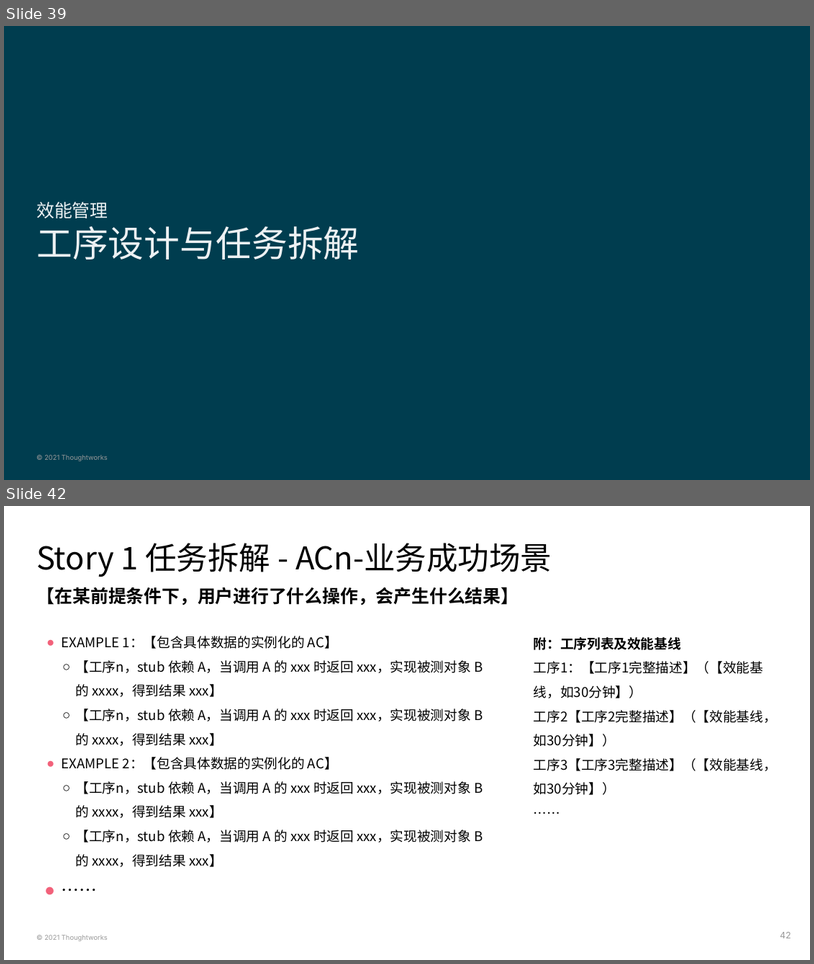
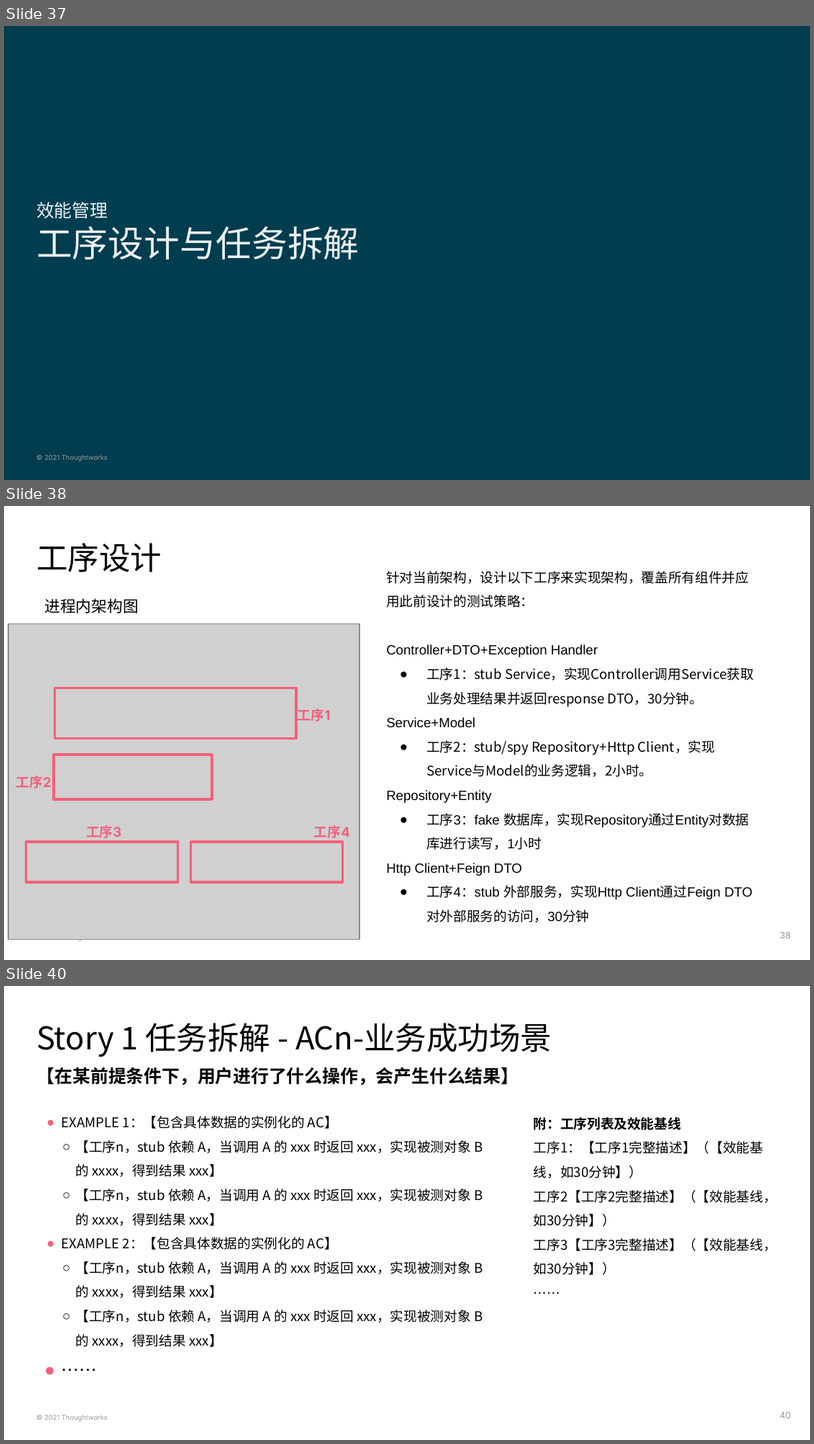
Before and after one commit to deesyx/heima, a slide deck: doc/PS4 黑马考核-项目On-boarding模板-胡炫光.pptx. Shown one above the other, each under a label of ours: slides 39 and 42 before the commit, slides 37, 38 and 40 after it; the slides between them are not shown. The pictures are 814x964 and 814x1444 pixels, drawn with LibreOffice and Linux fonts; fonts in the diff are those of the drawing; grey boxes stand for pictures; background and template pictures are left out. Boxes give left, top, right and bottom in pixels: in the first picture for what was removed or moved away, otherwise in the second. Text is boxed around its words. In the diff, an @@ line names an element or a change of style, - is before the commit and + after.

```diff
--- a/doc/PS4 黑马考核-项目On-boarding模板-胡炫光.pptx
+++ b/doc/PS4 黑马考核-项目On-boarding模板-胡炫光.pptx
@@ slide 38 added at [4,506,810,960], background #FFFFFF; not listed: 1 template element that a slide beside it also shows @@
@@ title added at [36,543,162,572], 28 pt, text #000000 @@
+工序设计
@@ text added at [386,571,754,922], 12 pt, text #000000 @@
+针对当前架构，设计以下工序来实现架构，覆盖所有组件并应用此前设计的测试策略：
+Controller+DTO+Exception Handler
+● 工序1：stub Service，实现Controller调用Service获取业务处理结果并返回response DTO，30分钟。
+Service+Model
+● 工序2：stub/spy Repository+Http Client，实现Service与Model的业务逻辑，2小时。
+Repository+Entity
+● 工序3：fake 数据库，实现Repository通过Entity对数据库进行读写，1小时
+Http Client+Feign DTO
+● 工序4：stub 外部服务，实现Http Client通过Feign DTO对外部服务的访问，30分钟
@@ text added at [44,598,139,613], 14 pt, text #000000 @@
+进程内架构图
@@ picture added at [8,624,360,939] @@
@@ rectangle added at [55,687,297,739], outline #F2617A 2.25 pt @@
@@ text added at [298,708,330,721], 12 pt, text #F2617A, bold @@
+工序1
@@ rectangle added at [54,754,212,799], outline #F2617A 2.25 pt @@
@@ text added at [16,775,52,788], 12 pt, text #F2617A, bold @@
+工序2
@@ text added at [86,825,121,841], 12 pt, text #F2617A, bold @@
+工序3
@@ text added at [314,825,350,841], 12 pt, text #F2617A, bold @@
+工序4
@@ rectangle added at [26,842,178,882], outline #F2617A 2.25 pt @@
@@ rectangle added at [191,842,344,882], outline #F2617A 2.25 pt @@
@@ page number added at [780,932,791,938], 8 pt, text #999999 @@
+38
@@ what was slide 39 is now slide 37 @@
@@ what was slide 42 is now slide 40 @@
@@ page number at [780,1412,792,1418]: text changed @@
-42
+40
```
Also in this commit, not shown: 8 slides changed, 1 other slide added, 4 slides removed, 4 other files.
